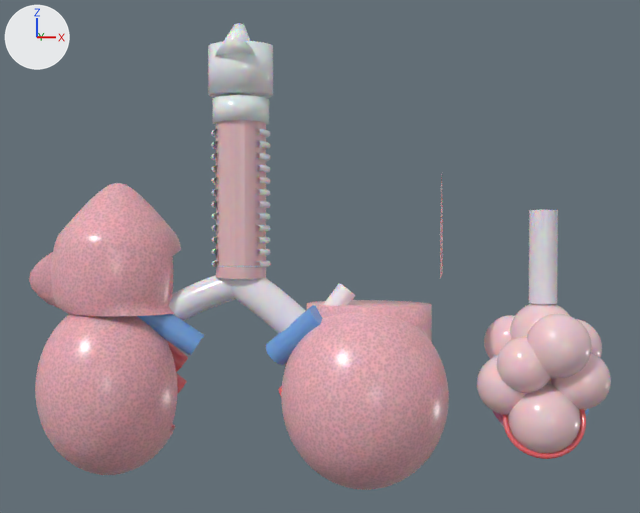
The Blender file models_blender/lungs_realistic.blend as it was, and as the next commit left it.
Before and after are seen from a 50 mm lens placed at (2.92, -11.77, 0.89), pointed at (1.1, -0.1, 0.59). The axes (+X, +Y, +Z) are drawn at upper left. The lights are the same throughout. The picture after the commit comes second.

Objects in the first picture: 'Alveolus_11', 'Alveolus_4', 'Alveolus_5', 'Alveolus_6', 'Cricoid_Cartilage', 'Epiglottis', 'Left_Inferior_Lobe', 'Left_Pulmonary_Artery', 'Left_Superior_Lobe', 'Pulmonary_Capillary_Plexus_1', 'Right_Inferior_Lobe', 'Right_Middle_Lobe', 'Right_Primary_Bronchus', 'Right_Pulmonary_Artery', 'Right_Superior_Lobe', 'Terminal_Bronchiole', 'Thyroid_Cartilage', 'Trachea_Lumen' and 23 more.
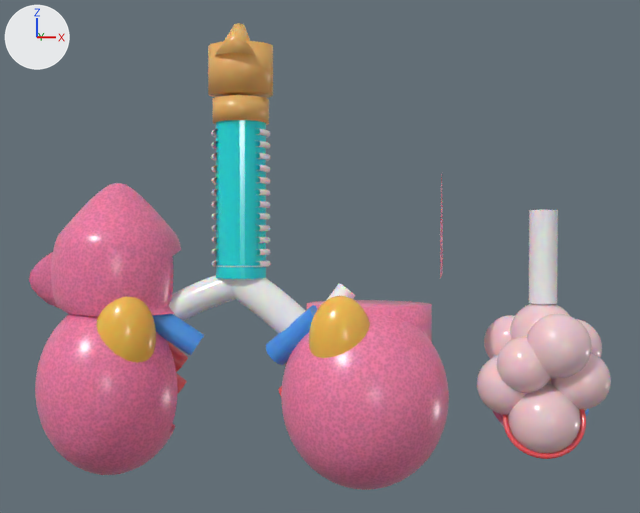
Pixel boxes [x1, y1, x2, y2] of what changed, in the pictures (640 x 513 px):
'Right_Inferior_Lobe', recoloured
    both: [281, 305, 449, 490]
'Left_Inferior_Lobe', recoloured
    both: [35, 314, 178, 475]
'Left_Superior_Lobe', recoloured
    both: [29, 183, 181, 316]
'Trachea_Lumen', recoloured (pink to cyan)
    both: [216, 120, 266, 279]
'Thyroid_Cartilage', recoloured (darker)
    both: [208, 41, 273, 98]
'Left_Alveolar_Balloon', added (orange)
    after: [97, 297, 156, 363]
'Right_Alveolar_Balloon', added (orange)
    after: [309, 296, 370, 358]
'Right_Middle_Lobe', recoloured
    both: [307, 300, 432, 342]
'Cricoid_Cartilage', recoloured (darker)
    both: [213, 95, 269, 125]
'Right_Pulmonary_Artery', recoloured
    both: [266, 305, 318, 365]
'Left_Pulmonary_Artery', recoloured
    both: [152, 314, 204, 355]
'Epiglottis', recoloured (darker)
    both: [215, 23, 255, 57]
'Right_Superior_Lobe', recoloured
    both: [440, 209, 443, 277]

Patch to the scene script:
```diff
--- a/models_blender/lungs_realistic.blend.py
+++ b/models_blender/lungs_realistic.blend.py
@@ mat_mat_right_lung_pleura @@
 n5 = _N.new('ShaderNodeValToRGB'); n5.name = 'Color Ramp'
 while len(n5.color_ramp.elements) > 1: n5.color_ramp.elements.remove(n5.color_ramp.elements[-1])
-n5.color_ramp.elements[0].position = 0.2; n5.color_ramp.elements[0].color = (0.722, 0.384, 0.426, 1.0)
-_e = n5.color_ramp.elements.new(0.8); _e.color = (0.986, 0.518, 0.572, 1.0)
+n5.color_ramp.elements[0].position = 0.2; n5.color_ramp.elements[0].color = (0.754, 0.192, 0.344, 1.0)
+_e = n5.color_ramp.elements.new(0.8); _e.color = (1.03, 0.259, 0.462, 1.0)
 _L.new(n1.outputs[0], n0.inputs[0])  # 'BSDF' to 'Surface'
@@ mat_mat_left_lung_pleura @@
 n5 = _N.new('ShaderNodeValToRGB'); n5.name = 'Color Ramp'
 while len(n5.color_ramp.elements) > 1: n5.color_ramp.elements.remove(n5.color_ramp.elements[-1])
-n5.color_ramp.elements[0].position = 0.2; n5.color_ramp.elements[0].color = (0.705, 0.368, 0.41, 1.0)
-_e = n5.color_ramp.elements.new(0.8); _e.color = (0.963, 0.497, 0.55, 1.0)
+n5.color_ramp.elements[0].position = 0.2; n5.color_ramp.elements[0].color = (0.738, 0.176, 0.328, 1.0)
+_e = n5.color_ramp.elements.new(0.8); _e.color = (1.008, 0.238, 0.44, 1.0)
 _L.new(n1.outputs[0], n0.inputs[0])  # 'BSDF' to 'Surface'
@@ mat_mat_pulmonary_artery @@
 mat_mat_pulmonary_artery = principled_material('Mat_Pulmonary_Artery')
-mat_mat_pulmonary_artery.base_color = (0.16, 0.38, 0.78)  # blue #6fa6e5
+mat_mat_pulmonary_artery.base_color = (0.06, 0.32, 0.88)  # blue #4599f1
 mat_mat_pulmonary_artery.roughness = 0.2
@@ me_cylinder @@
 me_cylinder.from_pydata(...)  # 64 vertices, 34 faces; spans x -0.441..0.441, y -0.357..0.507, z -0.325..0.325
-me_cylinder.materials.append(mat_mat_hyaline_cartilage)
+me_cylinder.materials.append(mat_mat_larynx_ochre)  # orange #f1b869
@@ me_cylinder_001 @@
 me_cylinder_001.from_pydata(...)  # 64 vertices, 34 faces; spans x -0.38..0.38, y -0.38..0.38, z -0.16..0.16
-me_cylinder_001.materials.append(mat_mat_hyaline_cartilage)
+me_cylinder_001.materials.append(mat_mat_larynx_ochre)  # orange #f1b869
@@ me_cone @@
 me_cone.from_pydata(...)  # 64 vertices, 34 faces; spans x -0.28..0.28, y -0.345..0.181, z -0.321..0.253
-me_cone.materials.append(mat_mat_hyaline_cartilage)
+me_cone.materials.append(mat_mat_larynx_ochre)  # orange #f1b869
@@ me_cylinder_002 @@
 me_cylinder_002.from_pydata(...)  # 64 vertices, 34 faces; spans x -0.34..0.34, y -0.34..0.34, z -1.05..1.05
-me_cylinder_002.materials.append(mat_mat_trachealis_membrane)  # pink #e7bfc4
+me_cylinder_002.materials.append(mat_mat_trachea_cyan)  # cyan #00e5e7
@@ ob_left_alveolar_balloon @@
+ob_left_alveolar_balloon = bpy.data.objects.new('Left_Alveolar_Balloon', me_sphere_005_1)  # a UV sphere (32 segments, 24 rings, poles along z) spanning x -0.405..0.405, y -0.337..0.337, z -0.562..0.562; in mat_mat_balloon_orange (orange #fdc250)
+ob_left_alveolar_balloon.parent = ob_lungs_parenchyma_group
+ob_left_alveolar_balloon.location = (-1.4, -0.65, -0.45)
@@ ob_right_alveolar_balloon @@
+ob_right_alveolar_balloon = bpy.data.objects.new('Right_Alveolar_Balloon', me_sphere_004_1)  # a UV sphere (32 segments, 24 rings, poles along z) spanning x -0.405..0.405, y -0.337..0.337, z -0.562..0.562; in mat_mat_balloon_orange (orange #fdc250)
+ob_right_alveolar_balloon.parent = ob_lungs_parenchyma_group
+ob_right_alveolar_balloon.location = (1.45, -0.65, -0.45)
```
